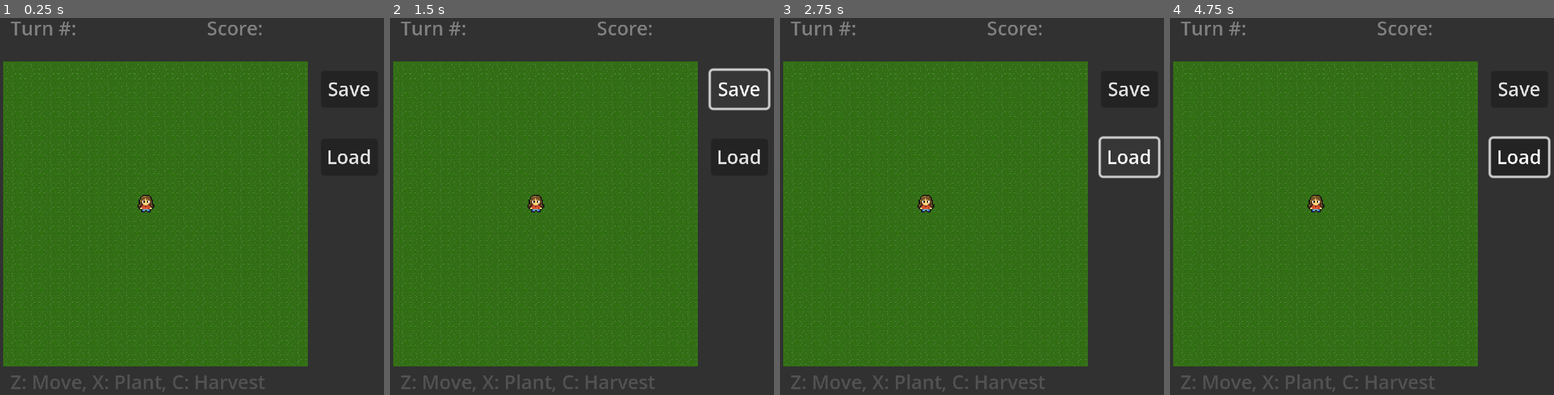
Above: before the commit, frames 1-4 (left to right).
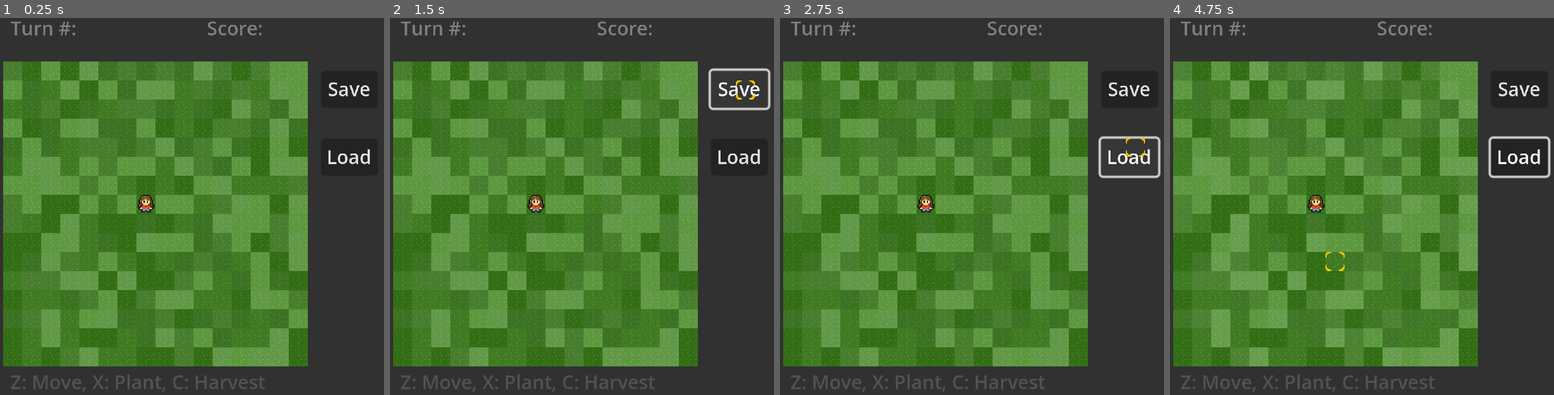
Above: after the commit, the same moments.

Repository: timpt0261/CMPM-121-F0-Proto
Game: Godot game, scene res://scene/main.tscn
The game is run twice, just before and just after one commit, with the same random seed, the same clock (stepped at 60 frames per second) and the same inputs.
Inputs (mouse positions are in pixels of both pictures, inside the frame that each line leads up to):
- Up to frame 1 (0.25 s): no input
- Up to frame 2 (1.5 s): tap Enter at 0.5 s; move the mouse to (666, 172) at 0.52 s; hold X (Plant) 0.53-1.25 s; click "Save" at 1.25 s
- Up to frame 3 (2.75 s): click "Load" at 2 s
- Up to frame 4 (4.75 s): move the mouse to (1277, 214) at 2.77 s; tap C (Harvest) at 2.85 s; tap X (Plant) at 3.05, 3.8, 4.35 s; move the mouse to (1396, 104) at 3.52 s; hold Z (Move) 3.53-4.28 s; move the mouse to (1335, 274) at 4.27 s

The runs differ from the first frame. In frame 1, 22% of the frame differs, in the area x 0-81%, y 11-93%; in frame 2, 22%; in frame 3, 22%; in frame 4, 32%.
Error before the commit: Invalid call. Nonexistent function 'local_to_map' in base 'Node2D (TerrainMap)'. (res://script/Player.gd:48)

Commit message:
Removed TerrainDict and fixed file names

Diff:
--- a/scene/Plant.tscn
+++ b/scene/Plant.tscn
@@ -1,14 +1,14 @@
 [gd_scene load_steps=4 format=3 uid="uid://c246ei0pti0s4"]
 
 [ext_resource type="Texture2D" uid="uid://dbs2txyk7bfl2" path="res://sprite/daisy.png" id="1_8yprm"]
-[ext_resource type="Script" path="res://script/Plant.gd" id="1_ewg37"]
+[ext_resource type="Script" path="res://script/plant.gd" id="1_sjkwn"]
 
 [sub_resource type="AtlasTexture" id="AtlasTexture_31urt"]
 atlas = ExtResource("1_8yprm")
 region = Rect2(0, 0, 16, 16)
 
 [node name="Plant" type="Node2D"]
-script = ExtResource("1_ewg37")
+script = ExtResource("1_sjkwn")
 
 [node name="Sprite" type="Sprite2D" parent="."]
 texture = SubResource("AtlasTexture_31urt")
--- a/scene/main.tscn
+++ b/scene/main.tscn
@@ -5,12 +5,12 @@
 [ext_resource type="Script" path="res://script/terrain_map.gd" id="3_bdwhm"]
 [ext_resource type="Texture2D" uid="uid://h3pwbiwgoyw" path="res://tile/selected.png" id="3_fq6s7"]
 [ext_resource type="Texture2D" uid="uid://dcqniyr0oya1k" path="res://tile/highlight.png" id="3_j1xgt"]
-[ext_resource type="Script" path="res://script/Cursor.gd" id="5_2d0sc"]
 [ext_resource type="Script" path="res://script/terrain_renderer.gd" id="5_4cky6"]
 [ext_resource type="Texture2D" uid="uid://dflsj3xadflpn" path="res://sprite/jessie.png" id="5_6da1x"]
-[ext_resource type="Script" path="res://script/Player.gd" id="5_s21wj"]
 [ext_resource type="Script" path="res://script/plant_manager.gd" id="8_14ev8"]
+[ext_resource type="Script" path="res://script/cursor.gd" id="8_pxky3"]
 [ext_resource type="Script" path="res://script/turn_count.gd" id="8_sqolj"]
+[ext_resource type="Script" path="res://script/player.gd" id="9_g7qpm"]
 [ext_resource type="Script" path="res://script/score_count.gd" id="11_pb80n"]
 
 [sub_resource type="TileSetAtlasSource" id="TileSetAtlasSource_aifgd"]
@@ -60,6 +60,14 @@
 [node name="game_state_manager" type="Node2D" parent="."]
 position = Vector2(0, -5)
 script = ExtResource("1_2nue2")
+
+[node name="Camera2D" type="Camera2D" parent="game_state_manager"]
+position = Vector2(-16, -59)
+anchor_mode = 0
+zoom = Vector2(0.75, 0.75)
+position_smoothing_enabled = true
+drag_horizontal_enabled = true
+drag_vertical_enabled = true
 
 [node name="UI" type="Control" parent="game_state_manager"]
 layout_direction = 1
@@ -119,7 +127,10 @@
 "
 clip_text = true
 
-[node name="TerrainRenderer" type="TileMap" parent="game_state_manager"]
+[node name="TerrainMap" type="Node2D" parent="game_state_manager"]
+script = ExtResource("3_bdwhm")
+
+[node name="TerrainRenderer" type="TileMap" parent="game_state_manager/TerrainMap"]
 tile_set = SubResource("TileSet_mkbp6")
 format = 2
 layer_0/name = "Grass"
@@ -139,34 +150,24 @@
 layer_2/tile_data = PackedInt32Array()
 script = ExtResource("5_4cky6")
 
-[node name="Cursor" type="Node2D" parent="game_state_manager/TerrainRenderer"]
-script = ExtResource("5_2d0sc")
-
-[node name="Player" type="Node2D" parent="game_state_manager/TerrainRenderer"]
+[node name="Plants" type="Node2D" parent="game_state_manager/TerrainMap"]
+script = ExtResource("8_14ev8")
+
+[node name="Cursor" type="Node2D" parent="game_state_manager"]
+script = ExtResource("8_pxky3")
+
+[node name="Player" type="Node2D" parent="game_state_manager"]
 position = Vector2(120, 120)
-script = ExtResource("5_s21wj")
-
-[node name="Sprite2D" type="Sprite2D" parent="game_state_manager/TerrainRenderer/Player"]
+script = ExtResource("9_g7qpm")
+
+[node name="Sprite2D" type="Sprite2D" parent="game_state_manager/Player"]
 position = Vector2(0, -1)
 texture = SubResource("AtlasTexture_71hdk")
 
-[node name="Plants" type="Node2D" parent="game_state_manager/TerrainRenderer"]
-script = ExtResource("8_14ev8")
-
-[node name="TerrainMap" type="Node2D" parent="game_state_manager"]
-script = ExtResource("3_bdwhm")
-
-[node name="Camera2D" type="Camera2D" parent="."]
-position = Vector2(-16, -64)
-anchor_mode = 0
-zoom = Vector2(0.75, 0.75)
-position_smoothing_enabled = true
-drag_horizontal_enabled = true
-drag_vertical_enabled = true
-
-[node name="Labels" type="Node2D" parent="."]
-
-[node name="TurnCount" type="Label" parent="Labels"]
+[node name="Labels" type="Node2D" parent="game_state_manager"]
+position = Vector2(0, 5)
+
+[node name="TurnCount" type="Label" parent="game_state_manager/Labels"]
 z_index = 30
 texture_filter = 1
 offset_left = 6.0
@@ -177,7 +178,7 @@
 label_settings = SubResource("LabelSettings_3gkfw")
 script = ExtResource("8_sqolj")
 
-[node name="Controls" type="Label" parent="Labels"]
+[node name="Controls" type="Label" parent="game_state_manager/Labels"]
 offset_left = 6.0
 offset_top = 253.0
 offset_right = 240.0
@@ -185,7 +186,7 @@
 text = "Z: Move, X: Plant, C: Harvest"
 label_settings = SubResource("LabelSettings_nhnr5")
 
-[node name="ScoreCount" type="Label" parent="Labels"]
+[node name="ScoreCount" type="Label" parent="game_state_manager/Labels"]
 z_index = 30
 texture_filter = 1
 offset_left = 171.0
@@ -196,6 +197,4 @@
 label_settings = SubResource("LabelSettings_3gkfw")
 script = ExtResource("11_pb80n")
 
-[connection signal="next_turn_signal" from="Labels/TurnCount" to="game_state_manager" method="game_state_to_array"]
-[connection signal="next_turn_signal" from="Labels/TurnCount" to="game_state_manager/TerrainRenderer" method="update_grass"]
-[connection signal="next_turn_signal" from="Labels/TurnCount" to="game_state_manager/TerrainRenderer/Plants" method="update_plants"]
+[connection signal="next_turn_signal" from="game_state_manager/Labels/TurnCount" to="game_state_manager/TerrainMap/Plants" method="update_plants"]
--- a/script/Cell.gd
+++ b/script/cell.gd
@@ -1,4 +1,4 @@
-class_name Cell extends Node
+class_name Cell
 
 const ABOVE_IS_SUNNY = 49;
 const BELOW_IS_WET = 33;
@@ -26,11 +26,11 @@
 	self.position = position
 	var rnd = RandomNumberGenerator.new();
 	if hydration < 0:
-		self.hydration = rnd.randi_range(0, 100);
+		hydration = rnd.randi_range(0,100)
 	if sunlight < 0:
-		self.sunlight = rnd.randi_range(0,100);
-
-
+		sunlight = rnd.randi_range(0, 100)
+	set_sunlight(hydration);
+	set_hydration(sunlight);
 
 func randomize_tile_properties():
 	var rnd = RandomNumberGenerator.new();
--- a/script/Cursor.gd
+++ b/script/cursor.gd
@@ -1,6 +1,6 @@
-extends Node2D
+class_name Cursor extends Node2D
 
-@onready var terrain_renderer = $"../../TerrainRenderer"
+@onready var terrain_renderer = $"../TerrainMap/TerrainRenderer"
 @onready var player = $"../Player"
 var mapFromMouse = Vector2i(0,0);
 
--- a/script/game_state_array.gd
+++ b/script/game_state_array.gd
@@ -1,4 +1,4 @@
-class_name game_state_array
+class_name GameStateArray
 
 const PLAYER_POSITION_INDEX = 0
 const TURN_COUNT_INDEX = 12
--- a/script/game_state_manager.gd
+++ b/script/game_state_manager.gd
@@ -1,14 +1,14 @@
 extends Node2D
-class_name game_state_manager
+class_name GameStateManager
 
 @onready var terrain_map = $TerrainMap;
-@onready var plant_manager = $TerrainMap/Plants;
-@onready var player = $TerrainMap/Player;
-@onready var turn_count = $"../Labels/TurnCount";
-@onready var score_count = $"../Labels/ScoreCount";
+@onready var plant_manager = $"TerrainMap/Plants";
+@onready var player = $Player;
+@onready var turn_count = $"Labels/TurnCount";
+@onready var score_count = $"Labels/ScoreCount";
 @onready var MASTER_GRID_SIZE = terrain_map.MASTER_GRID_SIZE;
 
-var game_state_byte_array: game_state_array
+var game_state_byte_array: GameStateArray
 
 var auto_save_length:int = 5;
 var autosave_start: int = 0; # 60 second in 1 min
@@ -24,7 +24,7 @@
 	var score_number = plant_manager.get_plant_harvested_amount();
 	var terrain_dict = terrain_map.terrain_dict
 	var plant_dict = plant_manager.plantDict
-	game_state_byte_array = game_state_array.new(MASTER_GRID_SIZE)
+	game_state_byte_array = GameStateArray.new(MASTER_GRID_SIZE)
 
 	game_state_byte_array.push(player_pos)
 	game_state_byte_array.push(turn_count.turn_number)
--- a/script/Plant.gd
+++ b/script/plant.gd
@@ -1,4 +1,4 @@
-extends Node2D
+class_name Plant extends Node2D
 
 @onready var terrain_map = $"../../../TerrainMap";
 var plant_type_id
@@ -47,10 +47,10 @@
 	sprite.texture = atlas_tex;
 
 func update_age():
-	var terrain_pos = terrain_map.local_to_map(global_position);
+	var terrain_pos = terrain_map.pixel_to_grid(global_position);
 	var grass_underneath = terrain_map.get_grass(terrain_pos.x, terrain_pos.y);
-	var water_ratio = (float)(grass_underneath.water_amt) / 100;
-	var sun_ratio = (float)(grass_underneath.sunlight_amt) / 100;
+	var water_ratio = (float)(grass_underneath.get_hydration()) / 100;
+	var sun_ratio = (float)(grass_underneath.get_sunlight()) / 100;
 
 
 	growth += (sun_ratio) + (water_ratio) * adjacent_plant_bonus;
--- a/script/plant_manager.gd
+++ b/script/plant_manager.gd
@@ -1,4 +1,4 @@
-extends Node2D
+class_name PlantManager extends Node2D
 
 @onready var plant = preload("res://scene/Plant.tscn");
 @onready var terrain_map = $"../../TerrainMap";
@@ -14,7 +14,7 @@
 func plant_plant(pos):
 	if (is_plant_at_pos(pos)): return
 	var p = plant.instantiate();
-	p.global_position = terrain_map.map_to_local(pos);
+	p.global_position = terrain_map.grid_to_pixel(pos);
 	plantDict[pos] = p;
 	add_child(p);
 
--- a/script/Player.gd
+++ b/script/player.gd
@@ -1,9 +1,9 @@
-extends Node2D
+class_name Player extends Node2D
 var current_id_path: Array[Vector2i];
 
-@onready var terrain_map = $"../../TerrainMap";
-@onready var turn_count = $"../../../Labels/TurnCount";
-@onready var plant_manager = $"../Plants";
+@onready var terrain_map = $"../TerrainMap";
+@onready var turn_count = $"../Labels/TurnCount";
+@onready var plant_manager = $"../TerrainMap/Plants";
 var a_star: AStarWrapper = AStarWrapper.new();
 
 var target_position: Vector2
@@ -18,10 +18,10 @@
 func start_path():
 	if (is_moving): return;
 
-	var map_from_mouse = terrain_map.local_to_map(get_global_mouse_position());
+	var map_from_mouse = terrain_map.pixel_to_grid(get_global_mouse_position());
 	var id_path: Array[Vector2i];
 
-	if (is_moving): id_path = a_star.get_id_path(terrain_map.local_to_map(target_position), map_from_mouse);
+	if (is_moving): id_path = a_star.get_id_path(terrain_map.pixel_to_grid(target_position), map_from_mouse);
 	else: id_path = a_star.get_id_path(get_player_map_pos(), map_from_mouse).slice(1);
 
 	if (!id_path.is_empty() && id_path.size() <= max_move_range): current_id_path = id_path;
@@ -30,7 +30,7 @@
 	if current_id_path.is_empty(): return;
 
 	if (!is_moving):
-		target_position = terrain_map.map_to_local(current_id_path.front());
+		target_position = terrain_map.grid_to_pixel(current_id_path.front());
 		is_moving = true;
 
 	global_position = global_position.move_toward(target_position, move_speed);
@@ -39,25 +39,25 @@
 		current_id_path.pop_front();
 
 		if (!current_id_path.is_empty()):
-			target_position = terrain_map.map_to_local(current_id_path.front());
+			target_position = terrain_map.grid_to_pixel(current_id_path.front());
 		else:
 			is_moving = false;
 			turn_count.next_turn();
 
 func try_plant_plant(planting_pos: Vector2):
-	var planting_map_pos: Vector2i = terrain_map.local_to_map(planting_pos);
+	var planting_map_pos: Vector2i = terrain_map.pixel_to_grid(planting_pos);
 	if !is_moving && get_distance_squared(planting_map_pos, get_player_map_pos()) == 1:
 		plant_manager.plant_plant(planting_map_pos);
 		turn_count.next_turn();
 
 func try_harvest_plant(harvest_pos: Vector2):
-	var harvest_map_pos: Vector2i = terrain_map.local_to_map(harvest_pos);
+	var harvest_map_pos: Vector2i = terrain_map.pixel_to_grid(harvest_pos);
 	if !is_moving && get_distance_squared(harvest_map_pos, get_player_map_pos()) == 1:
 		if(plant_manager.harvest_plant(harvest_map_pos)):
 			turn_count.next_turn();
 
 func get_player_map_pos():
-	return terrain_map.local_to_map(global_position);
+	return terrain_map.pixel_to_grid(global_position);
 
 func get_distance_squared(pos1: Vector2i, pos2: Vector2i):
 	var x_squared: float = pow(pos1.x - pos2.x, 2);
--- a/script/score_count.gd
+++ b/script/score_count.gd
@@ -1,6 +1,6 @@
-extends Label
+class_name ScoreCount extends Label
 
-@onready var plant_manager = $"../../game_state_manager/TerrainRenderer/Plants";
+@onready var plant_manager = $"../../TerrainMap/Plants";
 
 func _ready():
 	# Connect to the signal emitted when a flower is harvested
--- a/script/terrain_map.gd
+++ b/script/terrain_map.gd
@@ -2,22 +2,40 @@
 
 signal terrain_updated
 
-@onready var plant_manager = $"../TerrainRenderer/Plants"
+@onready var plant_manager = $"Plants"
+@onready var terrain_renderer  = $"TerrainRenderer"
 
 const MASTER_GRID_SIZE = 16;
 
 var terrain_array: PackedByteArray
 enum CELL_PROPERTIES {
 	HYDRATION = 0,
-	SUNLIGHT = 8,
-	PLANT_TYPE_ID = 9,
-	PLANT_GROWTH = 10
+	SUNLIGHT = 1,
+	PLANT_TYPE_ID = 2,
+	PLANT_GROWTH = 3,
+	PlANT_TIME_ALIVE = 4
 }
 
 func _ready():
+	($"../Labels/TurnCount").next_turn_signal.connect(update_grid.bind())
+	create_new_terrain_grid()
+
+#+------------------------------------------------------------------------------+
+#|                              Terrain Management                              |
+#+------------------------------------------------------------------------------+
+func create_new_terrain_grid():
+	terrain_array.resize(MASTER_GRID_SIZE * MASTER_GRID_SIZE * CELL_PROPERTIES.size())
 	for x in MASTER_GRID_SIZE:
 		for y in MASTER_GRID_SIZE:
 			encode_cell(Cell.new(Vector2i(x, y)))
+	terrain_updated.emit()
+
+func update_grid():
+	for x in MASTER_GRID_SIZE:
+		for y in MASTER_GRID_SIZE:
+			var cell_instance = decode_cell(Vector2i(x, y))
+			cell_instance.randomize_tile_properties()
+			encode_cell(cell_instance)
 	terrain_updated.emit()
 
 func get_grass(x,y) -> Cell:
@@ -26,25 +44,34 @@
 	else:
 		return decode_cell(Vector2i(x, y));
 
-func update_grass():
-	for x in MASTER_GRID_SIZE:
-		for y in MASTER_GRID_SIZE:
-			var cell_instance = decode_cell(Vector2i(x, y))
-			cell_instance.randomize_tile_properties()
-			encode_cell(cell_instance)
-	terrain_updated.emit()
+#+------------------------------------------------------------------------------+
+#|                       Byte Array encoding and decoding                       |
+#+------------------------------------------------------------------------------+
 
+# ---ENCODING---
 func encode_cell(cell: Cell):
 	encode_cell_property(cell.position, CELL_PROPERTIES.HYDRATION, cell.get_hydration())
 	encode_cell_property(cell.position, CELL_PROPERTIES.SUNLIGHT, cell.get_sunlight())
 
 func encode_cell_property(position: Vector2i, property: CELL_PROPERTIES, value: int):
-	var cell_index = position.y * MASTER_GRID_SIZE + position.x
-	terrain_array.encode_s8(cell_index + property, value)
+	terrain_array.encode_s8(position_to_cell_index(position) + property, value)
 
+# ---DECODING---
 func decode_cell(position: Vector2i) -> Cell:
 	return Cell.new(position, decode_cell_property(position, CELL_PROPERTIES.HYDRATION), decode_cell_property(position, CELL_PROPERTIES.SUNLIGHT))
 
 func decode_cell_property(position: Vector2i, property: CELL_PROPERTIES) -> int:
-	var cell_index = position.y * MASTER_GRID_SIZE + position.x
-	return terrain_array.decode_s8(cell_index + property)
+	return terrain_array.decode_s8(position_to_cell_index(position) + property)
+
+# ---Utilities---
+func position_to_cell_index(position: Vector2i) -> int:
+	return (position.y * MASTER_GRID_SIZE + position.x) * CELL_PROPERTIES.size()
+
+#+------------------------------------------------------------------------------+
+#|                                  UTILITIES                                   |
+#+------------------------------------------------------------------------------+
+func pixel_to_grid(pixel_position: Vector2i) -> Vector2i:
+	return terrain_renderer.local_to_map(pixel_position)
+
+func grid_to_pixel(pixel_position: Vector2i) -> Vector2i:
+	return terrain_renderer.map_to_local(pixel_position)
--- a/script/terrain_renderer.gd
+++ b/script/terrain_renderer.gd
@@ -1,6 +1,6 @@
-class_name terrain_renderer extends TileMap
+class_name TerrainRenderer extends TileMap
 
-@onready var terrain_map = $"../TerrainMap";
+@onready var terrain_map = $"../../TerrainMap";
 
 enum layers_IDs {
 	GRASS = 0,
@@ -18,6 +18,7 @@
 			render_cell(terrain_map.decode_cell(Vector2i(x, y)))
 
 func render_cell(cell: Cell):
+	print("Render Cell " + str(cell.position) + ": " + str(cell.get_hydration_stage()) + ", " + str(cell.get_is_sunny()))
 	set_cell(layers_IDs.GRASS, cell.position, layers_IDs.GRASS, Vector2i(cell.hydration_stage,0));
 	if cell.get_is_sunny():
 		set_cell(layers_IDs.HIGHLIGHT, cell.position, layers_IDs.HIGHLIGHT, Vector2i(0,0));
--- a/script/turn_count.gd
+++ b/script/turn_count.gd
@@ -1,4 +1,4 @@
-extends Label
+class_name TurnCount extends Label
 
 
 signal next_turn_signal;
Renamed: script/AStarWrapper.gd -> script/a_star_wrapper.gd
Not shown, changed: .github/workflows/github_to_itch.yml
